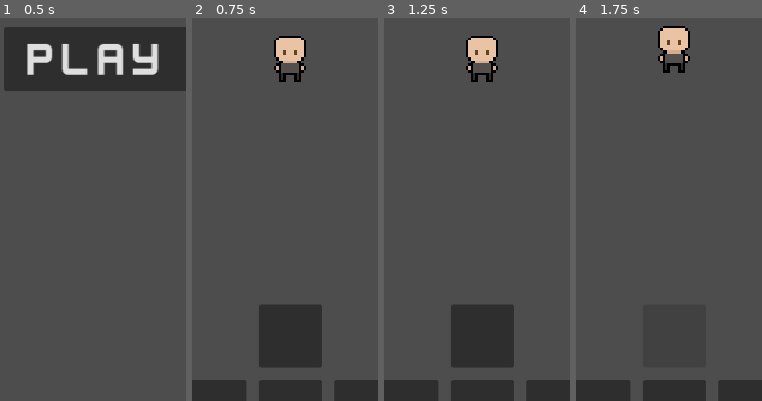
Above: before the commit, frames 1-4 (left to right).
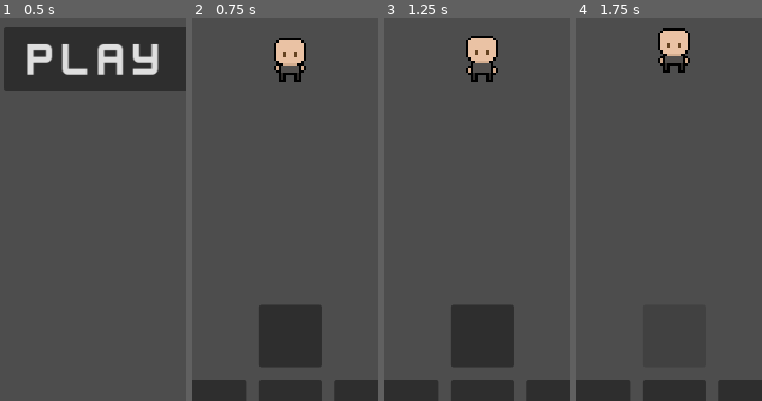
Above: after the commit, the same moments.

Repository: lemendozaru/Recolector
Game: Godot game, scene res://scenes/menu.tscn
Two runs of this game, one before a commit and one after it. Both use one fixed random seed, a clock stepped at 60 frames per second and the inputs below.
Inputs (mouse positions are % of the whole screen's width and height, from its top left):
- Up to frame 1 (0.5 s): no input
- Up to frame 2 (0.75 s): click "Play" at 0.5 s
- Up to frame 3 (1.25 s): no input
- Up to frame 4 (1.75 s): click (51, 85) at 1.25 s
The pictures show only the part of the screen within x 25-75%, y 44-94%; the shares and areas given below are measured in that part.

Frame 1 is identical in both runs. In frame 2, 0.4% of the frame differs, in the area x 44-62%, y 4-13%; in frame 3, 0.1%; in frame 4, 0.5%, in the area x 44-62%, y 2-13%.

Commit message:
Animaciones de caracter hechas

Diff:
--- /dev/null
+++ b/scenes/coin.tscn
@@ -0,0 +1,15 @@
+[gd_scene format=3 uid="uid://eoak3ujraspr"]
+
+[ext_resource type="Texture2D" uid="uid://c2uuflt5anusv" path="res://assets/art/Coin.png" id="1_rwqht"]
+
+[sub_resource type="CircleShape2D" id="CircleShape2D_i64fm"]
+radius = 84.38009
+
+[node name="Coin" type="Area2D" unique_id=1916236206]
+scale = Vector2(0.25, 0.25)
+
+[node name="Sprite2D" type="Sprite2D" parent="." unique_id=1658782914]
+texture = ExtResource("1_rwqht")
+
+[node name="CollisionShape2D" type="CollisionShape2D" parent="." unique_id=1718096559]
+shape = SubResource("CircleShape2D_i64fm")
--- a/scenes/main.tscn
+++ b/scenes/main.tscn
@@ -3,6 +3,157 @@
 [ext_resource type="FontFile" uid="uid://b7ywp53glx0e" path="res://assets/fonts/kenvector_future_thin.ttf" id="1_o5qli"]
 [ext_resource type="Texture2D" uid="uid://c4qf10rd57cer" path="res://assets/art/Player/Idle.png" id="2_0wfyh"]
 [ext_resource type="Script" uid="uid://bqqf6nrp3pmyd" path="res://scripts/player.gd" id="2_sugp2"]
+[ext_resource type="Texture2D" uid="uid://c2j8o2igsmbo8" path="res://assets/art/Player/Back.png" id="3_o6xl0"]
+[ext_resource type="Texture2D" uid="uid://dii7leb05n6yq" path="res://assets/art/Player/Death.png" id="4_tipki"]
+[ext_resource type="Texture2D" uid="uid://db3rlr3blh6ad" path="res://assets/art/Player/Front.png" id="5_85g3d"]
+[ext_resource type="Texture2D" uid="uid://8t541h322klf" path="res://assets/art/Player/Walk.png" id="7_choun"]
+
+[sub_resource type="AtlasTexture" id="AtlasTexture_ya4ey"]
+atlas = ExtResource("3_o6xl0")
+region = Rect2(0, 0, 13, 19)
+
+[sub_resource type="AtlasTexture" id="AtlasTexture_eb6dy"]
+atlas = ExtResource("3_o6xl0")
+region = Rect2(13, 0, 13, 19)
+
+[sub_resource type="AtlasTexture" id="AtlasTexture_trceg"]
+atlas = ExtResource("3_o6xl0")
+region = Rect2(26, 0, 13, 19)
+
+[sub_resource type="AtlasTexture" id="AtlasTexture_a8y0u"]
+atlas = ExtResource("3_o6xl0")
+region = Rect2(39, 0, 13, 19)
+
+[sub_resource type="AtlasTexture" id="AtlasTexture_jkv2x"]
+atlas = ExtResource("4_tipki")
+region = Rect2(0, 0, 13, 19)
+
+[sub_resource type="AtlasTexture" id="AtlasTexture_jbj1t"]
+atlas = ExtResource("5_85g3d")
+region = Rect2(0, 0, 13, 19)
+
+[sub_resource type="AtlasTexture" id="AtlasTexture_muem4"]
+atlas = ExtResource("5_85g3d")
+region = Rect2(13, 0, 13, 19)
+
+[sub_resource type="AtlasTexture" id="AtlasTexture_dp3eg"]
+atlas = ExtResource("5_85g3d")
+region = Rect2(26, 0, 13, 19)
+
+[sub_resource type="AtlasTexture" id="AtlasTexture_0ld40"]
+atlas = ExtResource("5_85g3d")
+region = Rect2(39, 0, 13, 19)
+
+[sub_resource type="AtlasTexture" id="AtlasTexture_gqmmt"]
+atlas = ExtResource("2_0wfyh")
+region = Rect2(0, 0, 13, 19)
+
+[sub_resource type="AtlasTexture" id="AtlasTexture_yc10j"]
+atlas = ExtResource("2_0wfyh")
+region = Rect2(13, 0, 13, 19)
+
+[sub_resource type="AtlasTexture" id="AtlasTexture_jscy8"]
+atlas = ExtResource("2_0wfyh")
+region = Rect2(26, 0, 13, 19)
+
+[sub_resource type="AtlasTexture" id="AtlasTexture_pm3ni"]
+atlas = ExtResource("2_0wfyh")
+region = Rect2(39, 0, 13, 19)
+
+[sub_resource type="AtlasTexture" id="AtlasTexture_y6deb"]
+atlas = ExtResource("7_choun")
+region = Rect2(0, 0, 15, 19)
+
+[sub_resource type="AtlasTexture" id="AtlasTexture_og1vs"]
+atlas = ExtResource("7_choun")
+region = Rect2(15, 0, 15, 19)
+
+[sub_resource type="AtlasTexture" id="AtlasTexture_2wyq8"]
+atlas = ExtResource("7_choun")
+region = Rect2(30, 0, 15, 19)
+
+[sub_resource type="AtlasTexture" id="AtlasTexture_vxglm"]
+atlas = ExtResource("7_choun")
+region = Rect2(45, 0, 15, 19)
+
+[sub_resource type="SpriteFrames" id="SpriteFrames_0wfyh"]
+animations = [{
+"frames": [{
+"duration": 1.0,
+"texture": SubResource("AtlasTexture_ya4ey")
+}, {
+"duration": 1.0,
+"texture": SubResource("AtlasTexture_eb6dy")
+}, {
+"duration": 1.0,
+"texture": SubResource("AtlasTexture_trceg")
+}, {
+"duration": 1.0,
+"texture": SubResource("AtlasTexture_a8y0u")
+}],
+"loop": true,
+"name": &"Back",
+"speed": 5.0
+}, {
+"frames": [{
+"duration": 1.0,
+"texture": SubResource("AtlasTexture_jkv2x")
+}],
+"loop": true,
+"name": &"Death",
+"speed": 5.0
+}, {
+"frames": [{
+"duration": 1.0,
+"texture": SubResource("AtlasTexture_jbj1t")
+}, {
+"duration": 1.0,
+"texture": SubResource("AtlasTexture_muem4")
+}, {
+"duration": 1.0,
+"texture": SubResource("AtlasTexture_dp3eg")
+}, {
+"duration": 1.0,
+"texture": SubResource("AtlasTexture_0ld40")
+}],
+"loop": true,
+"name": &"Front",
+"speed": 5.0
+}, {
+"frames": [{
+"duration": 1.0,
+"texture": SubResource("AtlasTexture_gqmmt")
+}, {
+"duration": 1.0,
+"texture": SubResource("AtlasTexture_yc10j")
+}, {
+"duration": 1.0,
+"texture": SubResource("AtlasTexture_jscy8")
+}, {
+"duration": 1.0,
+"texture": SubResource("AtlasTexture_pm3ni")
+}],
+"loop": true,
+"name": &"Idle",
+"speed": 5.0
+}, {
+"frames": [{
+"duration": 1.0,
+"texture": SubResource("AtlasTexture_y6deb")
+}, {
+"duration": 1.0,
+"texture": SubResource("AtlasTexture_og1vs")
+}, {
+"duration": 1.0,
+"texture": SubResource("AtlasTexture_2wyq8")
+}, {
+"duration": 1.0,
+"texture": SubResource("AtlasTexture_vxglm")
+}],
+"loop": true,
+"name": &"Walk",
+"speed": 5.0
+}]
 
 [sub_resource type="RectangleShape2D" id="RectangleShape2D_0wfyh"]
 size = Vector2(8, 16)
@@ -110,10 +261,12 @@
 scale = Vector2(3, 3)
 script = ExtResource("2_sugp2")
 
-[node name="Sprite2D" type="Sprite2D" parent="Player" unique_id=1148177744]
+[node name="AnimatedSprite2D" type="AnimatedSprite2D" parent="Player" unique_id=2145515673]
 texture_filter = 1
-texture = ExtResource("2_0wfyh")
-hframes = 4
+sprite_frames = SubResource("SpriteFrames_0wfyh")
+animation = &"Idle"
+autoplay = "Idle"
+frame_progress = 0.30759963
 
 [node name="CollisionShape2D" type="CollisionShape2D" parent="Player" unique_id=1949697742]
 shape = SubResource("RectangleShape2D_0wfyh")
@@ -126,3 +279,4 @@
 [connection signal="button_up" from="UI/LeftButton" to="Player" method="_on_left_button_button_up"]
 [connection signal="button_down" from="UI/RightButton" to="Player" method="_on_right_button_button_down"]
 [connection signal="button_up" from="UI/RightButton" to="Player" method="_on_right_button_button_up"]
+[connection signal="area_entered" from="Player" to="Player" method="_on_area_entered"]
--- a/scripts/player.gd
+++ b/scripts/player.gd
@@ -1,7 +1,8 @@
 extends Area2D
 
 var direction : Vector2
-var speed : int = 350
+@export var speed : int = 350
+var score : int
 var canMove : bool
 var minPositions : Vector2 = Vector2(21, 168)
 var maxPositions : Vector2 = Vector2(519, 743)
@@ -9,10 +10,15 @@
 func _process(delta: float) -> void:
 	if canMove:
 		position += direction * speed * delta
+		position.x = clamp(position.x, minPositions.x, maxPositions.x)
+		position.y = clamp(position.y, minPositions.y, maxPositions.y)
+	else:
+		$AnimatedSprite2D.animation = "Idle"
 
 func _on_up_button_button_down() -> void:
 	canMove = true
 	direction = Vector2.UP
+	$AnimatedSprite2D.animation = "Back"
 
 
 func _on_up_button_button_up() -> void:
@@ -22,6 +28,7 @@
 func _on_down_button_button_down() -> void:
 	canMove = true
 	direction = Vector2.DOWN
+	$AnimatedSprite2D.animation = "Front"
 
 
 func _on_down_button_button_up() -> void:
@@ -31,6 +38,8 @@
 func _on_left_button_button_down() -> void:
 	canMove = true
 	direction = Vector2.LEFT
+	$AnimatedSprite2D.animation = "Walk"
+	$AnimatedSprite2D.flip_h = true
 
 
 func _on_left_button_button_up() -> void:
@@ -40,7 +49,15 @@
 func _on_right_button_button_down() -> void:
 	canMove = true
 	direction = Vector2.RIGHT
+	$AnimatedSprite2D.animation = "Walk"
+	$AnimatedSprite2D.flip_h = false
 
 
 func _on_right_button_button_up() -> void:
 	canMove = false
+
+
+func _on_area_entered(area: Area2D) -> void:
+	if area.is_in_group("coins"):
+		score += 1
+		get_parent().get_node("UI/CoinsLabel").text = "Coins: " + str(score)
